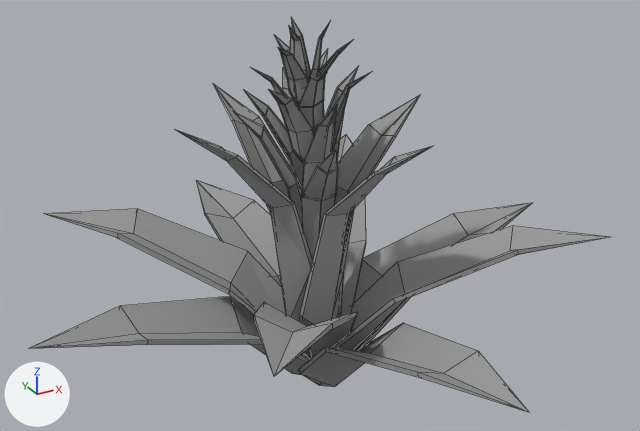
An edit to the COLLADA model CommunityGarden/CommunityGarden/art.scnassets/Bromeliads.dae, drawn before and after from the same camera.
One viewpoint serves both versions: a camera (50 mm lens) standing at (-0.0445, -0.0819, 0.0634) and looking at (0.0005, 0.0, 0.0225). Lighting does not change. The marker at lower left points along +X, +Y and +Z. Mesh edges are drawn as thin lines. Where no turn or scale is listed for an object, it has been applied to the vertices.

Before the edit, the objects in view are built like this:
```python
mat_m0defaultmaterial = principled_material('m0DefaultMaterial')
mat_m0defaultmaterial.base_color = (0.319, 0.319, 0.319)  # grey #999999
mat_m0defaultmaterial.roughness = 0.9
me_meshid0_name = bpy.data.meshes.new('meshId0_name')
me_meshid0_name.from_pydata(...)  # 750 vertices, 780 faces; spans x -0.0336..0.0347, y -0.0343..0.0343, z 0.0..0.045
me_meshid0_name.materials.append(mat_m0defaultmaterial)  # grey #999999
ob_bromeliads_mesh = bpy.data.objects.new('Bromeliads_mesh', me_meshid0_name)
ob_bromeliads_mesh.location = (0.0, 0.0, 0.0)
```
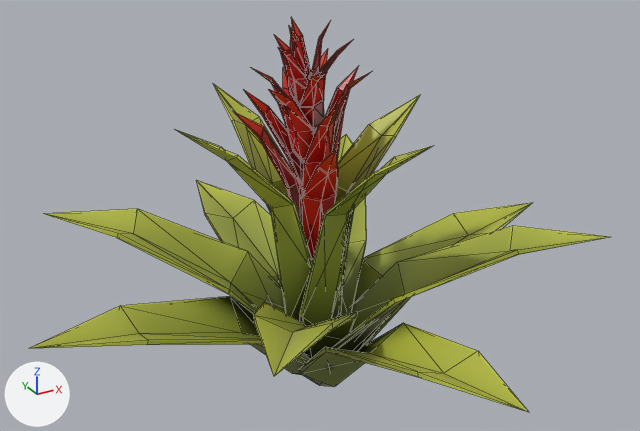
Boxes [x1, y1, x2, y2] around the edits, measured in the pictures (640 x 431 px):
'Bromeliads_mesh', surface changed (grey to yellow)
    both: [29, 18, 610, 412]

The change, as a list of edits to the scene's bpy script:
```text
Add img_bromeliadstexture_png:
    img_bromeliadstexture_png = load_image('BromeliadsTexture.png', 'BromeliadsTexture.png', 2048, 2048, 'sRGB')
Change mat_m0defaultmaterial:
    remove mat_m0defaultmaterial.base_color = (0.319, 0.319, 0.319)  # grey #999999
    add mat_m0defaultmaterial.texture = img_bromeliadstexture_png
    mat_m0defaultmaterial.roughness: 0.9 -> 0.37
```
